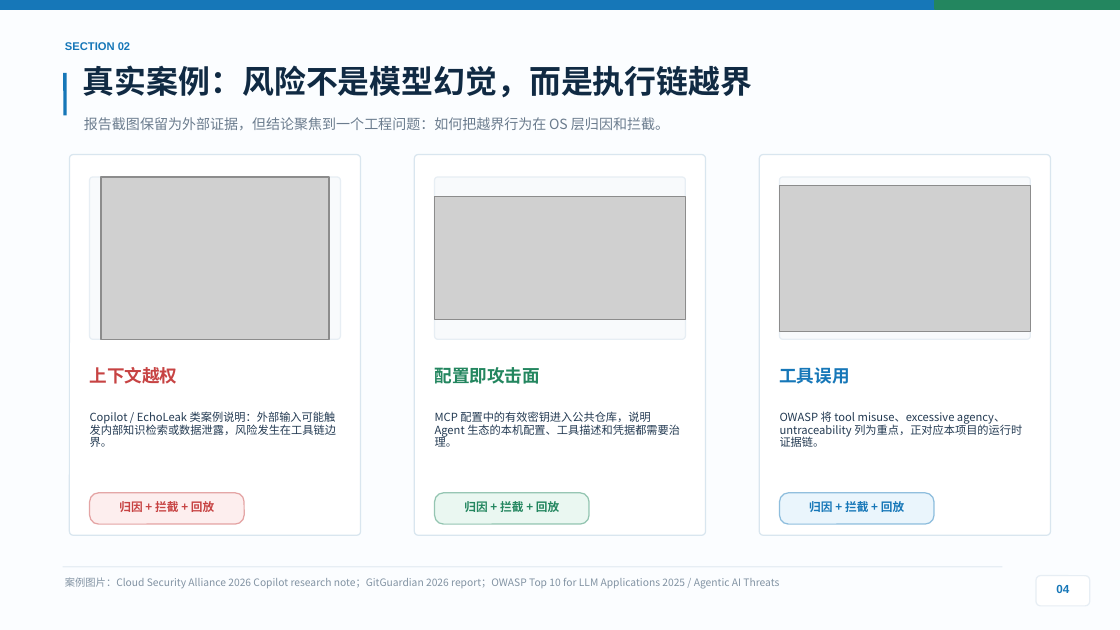
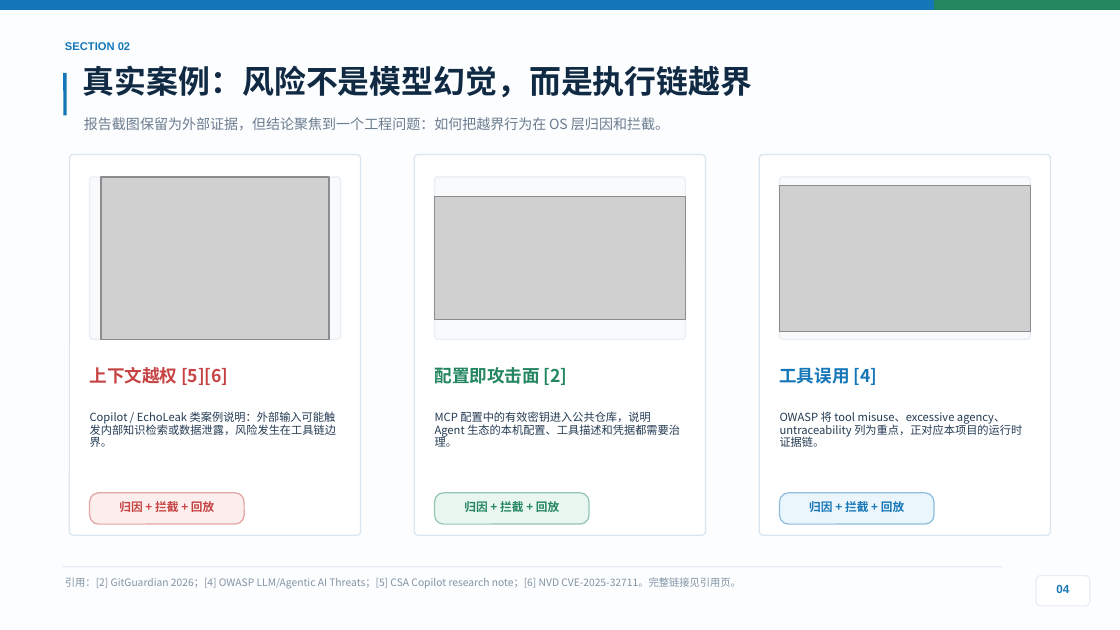
Before and after one commit to stevessr/agent-ebpf-filter, a slide deck: slide 4 of docs/competition/2026-guochuang/output/final/Agent-eBPF-Filter-项目答辩路演PPT-浅色优化版.pptx. Drawn at 1120x630 pixels with LibreOffice and Linux fonts; fonts in the diff are those of the drawing; grey boxes stand for pictures. Boxes give left, top, right and bottom in pixels: in the first picture for what was removed or moved away, otherwise in the second. Text is boxed around its words. In the diff, an @@ line names an element or a change of style, - is before the commit and + after.

Commit message:
更新项目答辩PPT，添加引用信息页并标注数据来源，优化内容表达，新增静态预览图

```diff
--- a/docs/competition/2026-guochuang/output/final/Agent-eBPF-Filter-项目答辩路演PPT-浅色优化版.pptx
+++ b/docs/competition/2026-guochuang/output/final/Agent-eBPF-Filter-项目答辩路演PPT-浅色优化版.pptx
@@ text at bbox=[90, 367, 228, 385]: text changed @@
-上下文越权
+上下文越权 [5][6]
@@ text at bbox=[435, 367, 568, 385]: text changed @@
-配置即攻击面
+配置即攻击面 [2]
@@ text at bbox=[779, 367, 878, 385]: text changed @@
-工具误用
+工具误用 [4]
@@ text at bbox=[65, 577, 741, 589]: text changed @@
-案例图片：Cloud Security Alliance 2026 Copilot research note；GitGuardian 2026 report；OWASP Top 10 for LLM Applications 2025 / Agentic AI Threats
+引用：[2] GitGuardian 2026；[4] OWASP LLM/Agentic AI Threats；[5] CSA Copilot research note；[6] NVD CVE-2025-32711。完整链接见引用页。
```
Also in this commit, not shown: 4 other slides changed, 1 slide added, 9 other files.
